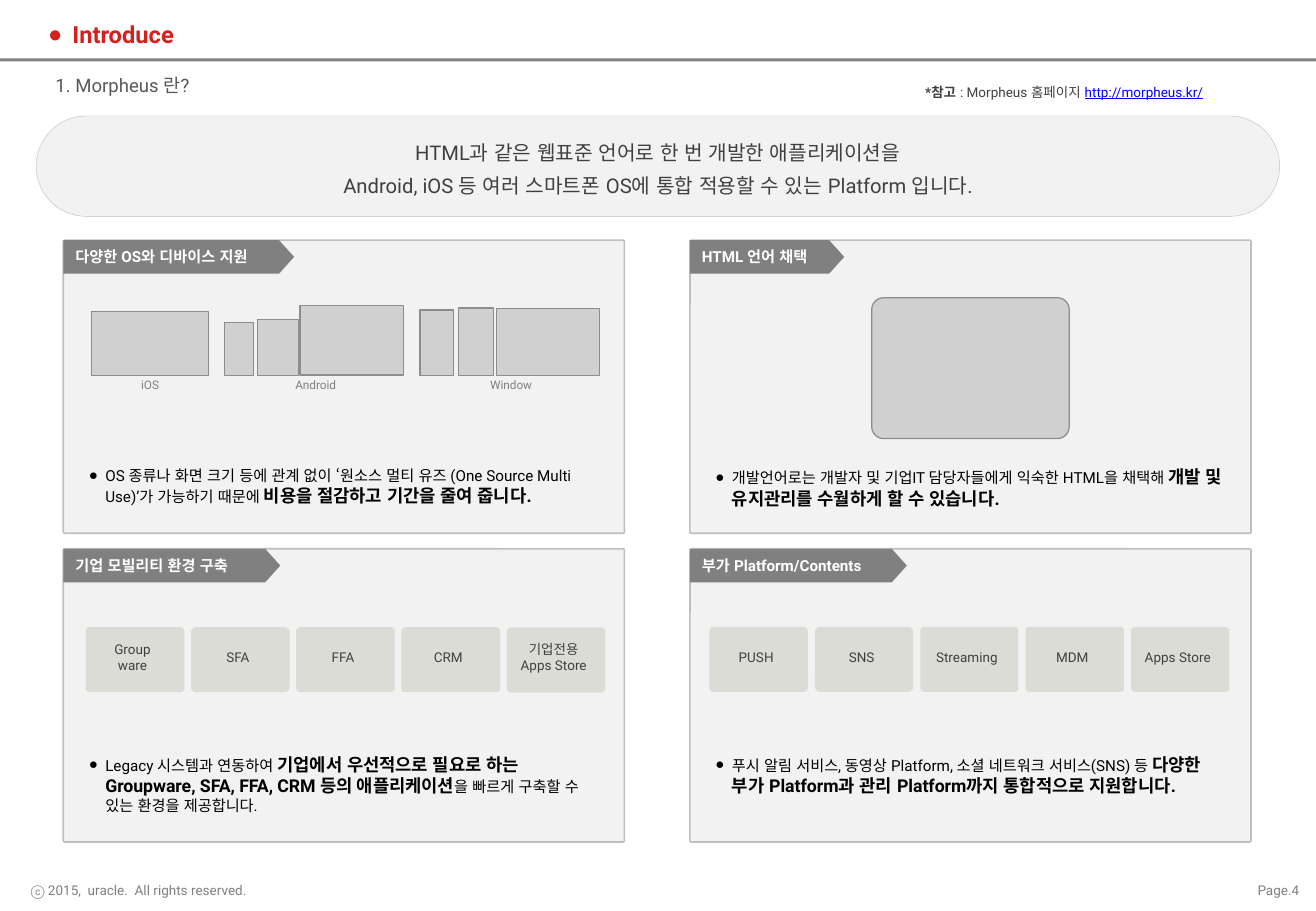
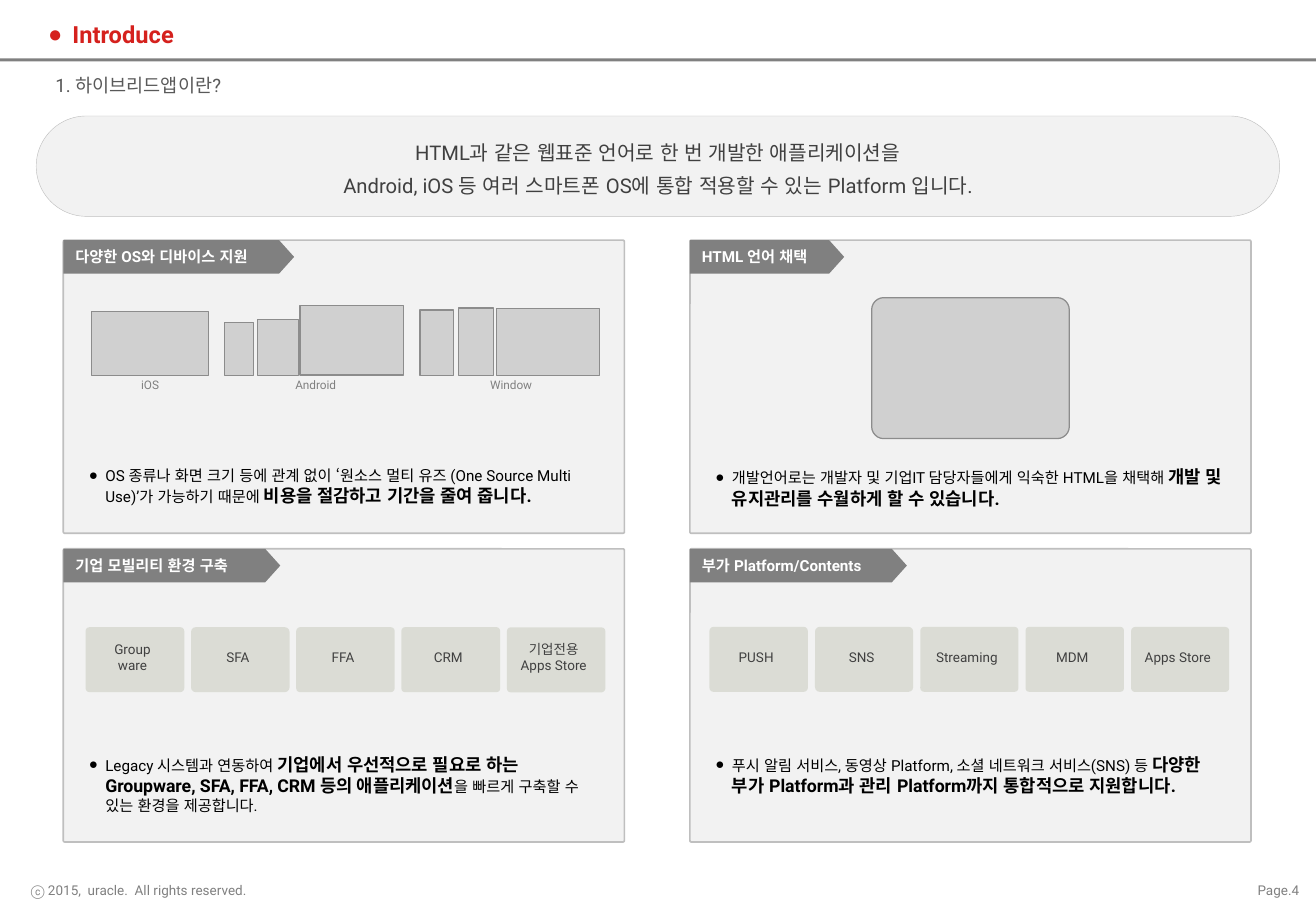
Before and after one commit to SNUH-SMILE/client-app, a slide deck: slide 4 of 기획/하이브리드앱 MarkUp 가이드라인.pptx. Drawn at 1316x911 pixels with LibreOffice and Linux fonts; fonts in the diff are those of the drawing; grey boxes stand for pictures; background and template pictures are left out. Boxes give left, top, right and bottom in pixels: in the first picture for what was removed or moved away, otherwise in the second. Text is boxed around its words. In the diff, an @@ line names an element or a change of style, - is before the commit and + after.

```diff
--- a/기획/하이브리드앱 MarkUp 가이드라인.pptx
+++ b/기획/하이브리드앱 MarkUp 가이드라인.pptx
@@ text at (x1=55, y1=76, x2=221, y2=94): text changed @@
-1. Morpheus 란?
+1. 하이브리드앱이란?
@@ text removed at (x1=925, y1=85, x2=1203, y2=100) @@
-*참고 : Morpheus 홈페이지 http://morpheus.kr/
```
Also in this commit, not shown: 13 other slides changed.
